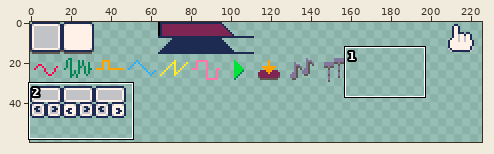
Sprite sheet: tiny-cli/src/jvmMain/resources/sfx/sfx.png. Above: a wide view before the commit, with the close-up outlined.
Close-up. First the earlier version:
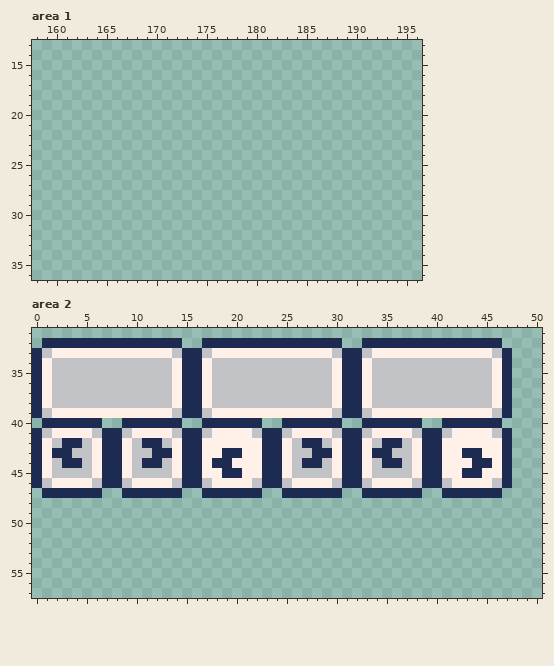
The file is 256x256 pixels. Shown: area 1: x 158..196, y 13..36; area 2: x 0..50, y 31..57. The wide view leaves out empty margins.
After:
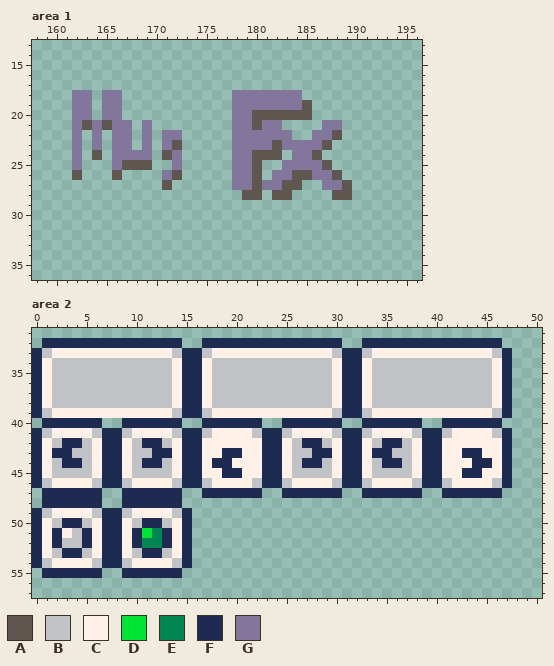
Palette (. is transparent): A #5f574f  B #c2c3c7  C #fff1e8  D #00e436  E #008751  F #1d2b53  G #83769c
Change:
{"where": "area 1"}
{"y":18,"x":162,"old":"..","new":"GG"}
{"y":18,"x":165,"old":"..","new":"GG"}
{"y":18,"x":178,"old":".......","new":"GGGGGGG"}
{"y":19,"x":162,"old":"..","new":"GG"}
{"y":19,"x":165,"old":"..","new":"GG"}
{"y":19,"x":178,"old":"........","new":"GGGGGGGA"}
{"y":20,"x":162,"old":"..","new":"GG"}
{"y":20,"x":165,"old":"..","new":"GG"}
{"y":20,"x":178,"old":"........","new":"GGAAAAAA"}
{"y":21,"x":162,"old":"......","new":"GAGAGG"}
{"y":21,"x":169,"old":".","new":"G"}
{"y":21,"x":178,"old":".....","new":"GGAGG"}
{"y":21,"x":187,"old":"..","new":"GG"}
{"y":22,"x":162,"old":".","new":"G"}
{"y":22,"x":164,"old":".","new":"G"}
{"y":22,"x":166,"old":"..","new":"GG"}
{"y":22,"x":169,"old":".","new":"G"}
{"y":22,"x":171,"old":"..","new":"GG"}
{"y":22,"x":178,"old":"......","new":"GGGGGG"}
{"y":22,"x":186,"old":"...","new":"GGA"}
{"y":23,"x":162,"old":".","new":"G"}
{"y":23,"x":164,"old":".","new":"G"}
{"y":23,"x":166,"old":"..","new":"GG"}
{"y":23,"x":169,"old":".","new":"G"}
{"y":23,"x":171,"old":"..","new":"GA"}
{"y":23,"x":178,"old":"..........","new":"GGGGAGGGGA"}
{"y":24,"x":162,"old":".","new":"G"}
{"y":24,"x":164,"old":".","new":"A"}
{"y":24,"x":166,"old":"....","new":"GGGG"}
{"y":24,"x":171,"old":"..","new":"AG"}
{"y":24,"x":178,"old":".....","new":"GGAAA"}
{"y":24,"x":184,"old":"...","new":"GGA"}
{"y":25,"x":162,"old":".","new":"G"}
{"y":25,"x":166,"old":"....","new":"GAAA"}
{"y":25,"x":172,"old":".","new":"G"}
{"y":25,"x":178,"old":"...","new":"GGA"}
{"y":25,"x":183,"old":".....","new":"GGGGA"}
{"y":26,"x":162,"old":".","new":"A"}
{"y":26,"x":166,"old":".","new":"A"}
{"y":26,"x":171,"old":"..","new":"GA"}
{"y":26,"x":178,"old":"...","new":"GGA"}
{"y":26,"x":182,"old":".......","new":"GGAAGGA"}
{"y":27,"x":171,"old":".","new":"A"}
{"y":27,"x":178,"old":".......","new":"GGAGGAA"}
{"y":27,"x":187,"old":"...","new":"GGA"}
{"y":28,"x":179,"old":"..","new":"AA"}
{"y":28,"x":182,"old":"..","new":"AA"}
{"y":28,"x":188,"old":"..","new":"AA"}
{"where": "area 2"}
{"y":48,"x":1,"old":"......","new":"FFFFFF"}
{"y":48,"x":9,"old":"......","new":"FFFFFF"}
{"y":49,"x":0,"old":"................","new":"FBCCCCBFFBCCCCBF"}
{"y":50,"x":0,"old":"................","new":"FCBFFBCFFCBFFBCF"}
{"y":51,"x":0,"old":"................","new":"FCFCBFCFFCFDEFCF"}
{"y":52,"x":0,"old":"................","new":"FCFBBFCFFCFEEFCF"}
{"y":53,"x":0,"old":"................","new":"FCBFFBCFFCBFFBCF"}
{"y":54,"x":0,"old":"................","new":"FBCCCCBFFBCCCCBF"}
{"y":55,"x":1,"old":"......","new":"FFFFFF"}
{"y":55,"x":9,"old":"......","new":"FFFFFF"}
